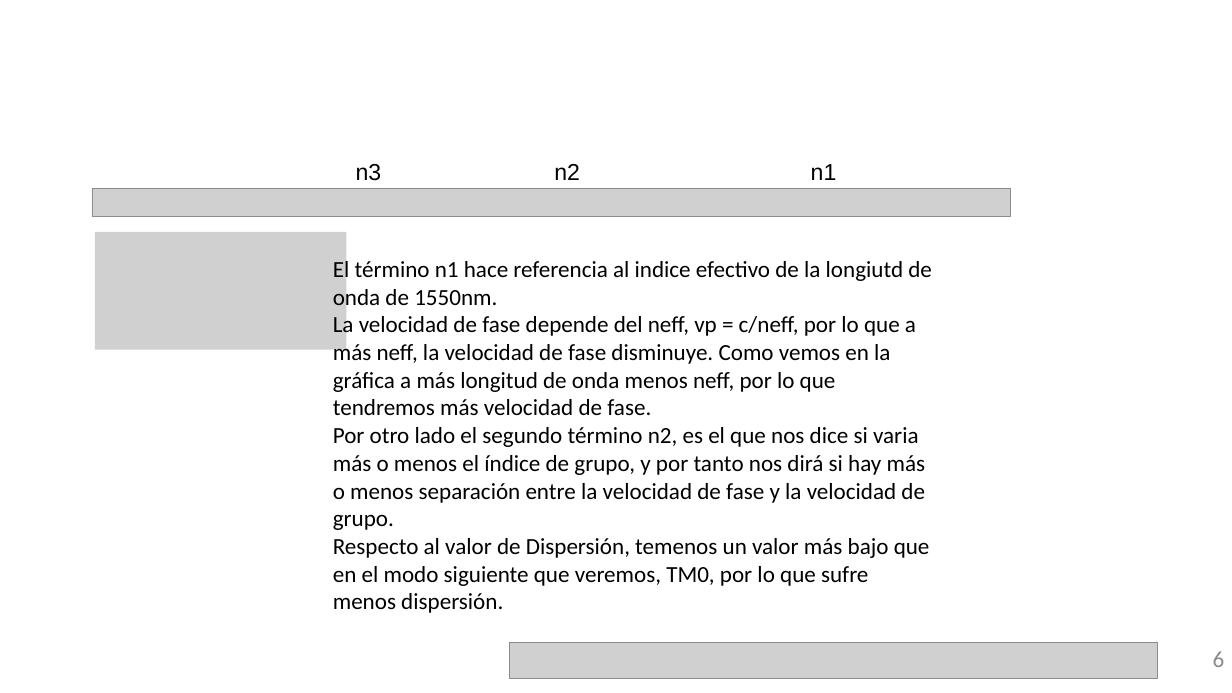
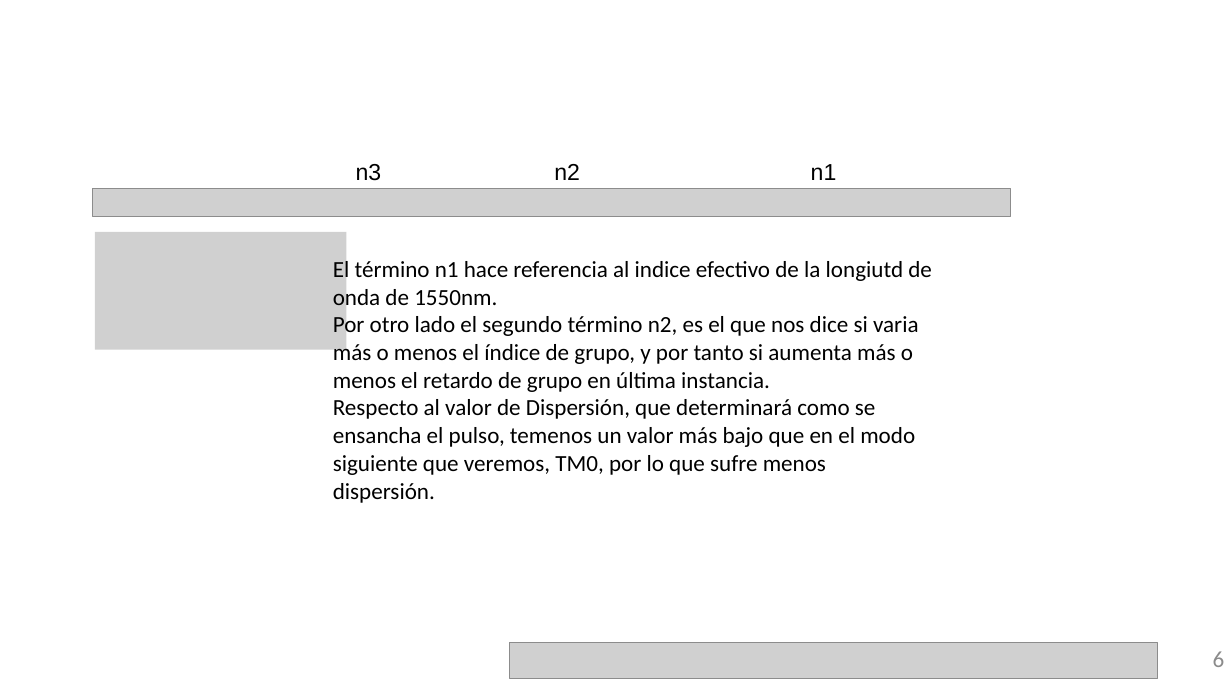
Before and after one commit to RobertoFernandezSevilla/pic-upv-lab1, a slide deck: slide 6 of LabBook_10.pptx. Drawn at 1232x693 pixels with LibreOffice and Linux fonts; fonts in the diff are those of the drawing; grey boxes stand for pictures; background and template pictures are left out. Boxes give left, top, right and bottom in pixels: in the first picture for what was removed or moved away, otherwise in the second. Text is boxed around its words. In the diff, an @@ line names an element or a change of style, - is before the commit and + after.

Commit message:
VERSION_ENTREGA

```diff
--- a/LabBook_10.pptx
+++ b/LabBook_10.pptx
@@ text at (x1=333, y1=313, x2=919, y2=503): text changed @@
-La velocidad de fase depende del neff, vp = c/neff, por lo que a más neff, la velocidad de fase disminuye. Como vemos en la gráfica a más longitud de onda menos neff, por lo que tendremos más velocidad de fase.
-Por otro lado el segundo término n2, es el que nos dice si varia más o menos el índice de grupo, y por tanto nos dirá si hay más o menos separación entre la velocidad de fase y la velocidad de grupo.
-Respecto al valor de Dispersión, temenos un valor más bajo que en el modo siguiente que veremos, TM0, por lo que sufre menos dispersión.
+Por otro lado el segundo término n2, es el que nos dice si varia más o menos el índice de grupo, y por tanto si aumenta más o menos el retardo de grupo en última instancia.
+Respecto al valor de Dispersión, que determinará como se ensancha el pulso, temenos un valor más bajo que en el modo siguiente que veremos, TM0, por lo que sufre menos dispersión.
```
Also in this commit, not shown: 1 other slide changed.
